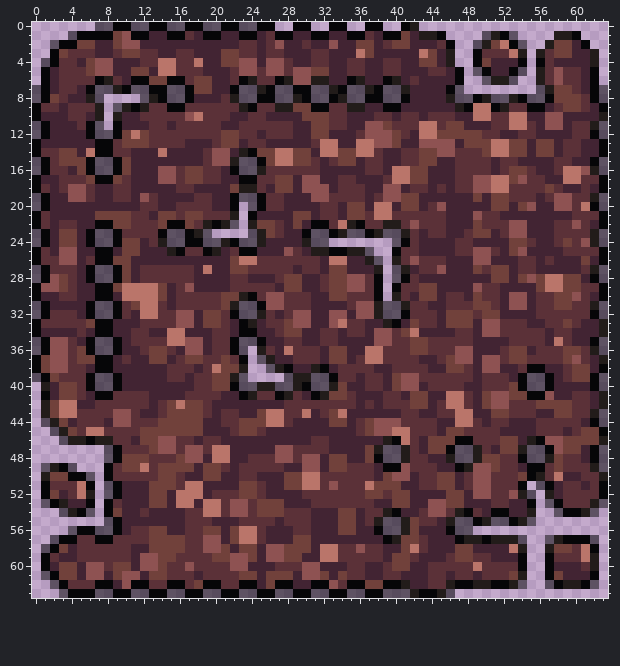
Pixel-art sprite -- art/template.png. Above, as it was before the edit.
The file is 64x64 pixels.
Once edited:
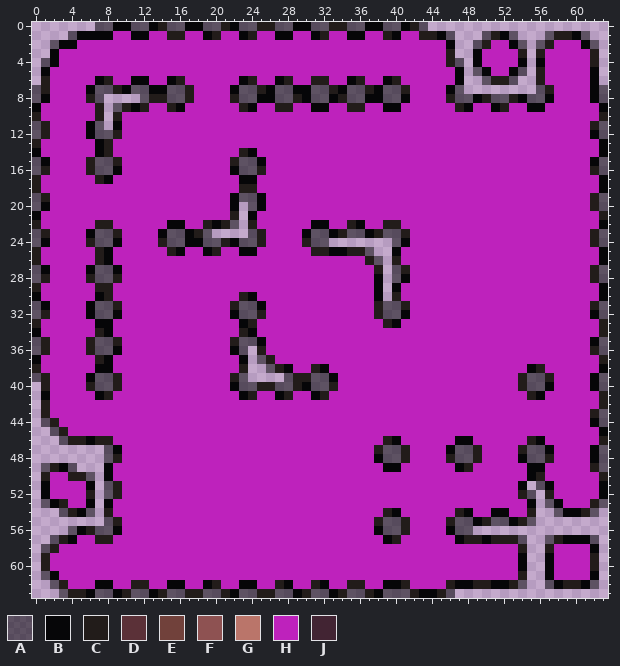
Palette (. is transparent): A #06060889  B #060608  C #221c1a  D #5b3138  E #71413b  F #8e5252  G #ba756a  H #be22bc  J #422433
Difference:
Changed rows in their new state; - is an unchanged pixel.
first column x 0:
 0 --------------C------C---CCAA--AACCAA--AA--A--------------------
 1 ---------HH--HHCCHH-CHH-CHH--HH-CHH--HHC-HH---A----------A---A--
 2 -----HHHHHHHHHHHHHHHHHHHHHHHHHHHHHHHHHHHHHHHHH-----HH---A-HHH-A-
 3 ---HHHHHHHHHHHHHHHHHHHHHHHHHHHHHHHHHHHHHHHHHHH----HHHH---HHHHH--
 4 ---HHHHHHHHHHHHHHHHHHHHHHHHHHHHHHHHHHHHHHHHHHH-A--HHHH---HHHHH--
 5 --HHHHHHHHHHHHHHHHHHHHHHHHHHHHHHHHHHHHHHHHHHHHH----HH----HHHHH--
 6 -CHHHHH--HH--HH-CHHHHHH--HH--HH--HH--HH--HHHHHH----------HHHHH--
 7 -CHHHH-----------CHHHH--------------------HHHH------------HHHH--
 8 --HHHH--------C--CHHHH--------------------HHHH------------HHHH--
 9 -HHHHHH------HHC-HHHHHH--HH--HH--HH--HH--HHHHHH--HH--HH--HHHHHH-
10 CHHHHHH---HHHHHHHHHHHHHHHHHHHHHHHHHHHHHHHHHHHHHHHHHHHHHHHHHHHHH-
11 -CHHHH----HHHHHHHHHHHHHHHHHHHHHHHHHHHHHHHHHHHHHHHHHHHHHHHHHHHH--
12 -CHHHH---CHHHHHHHHHHHHHHHHHHHHHHHHHHHHHHHHHHHHHHHHHHHHHHHHHHHH--
13 CHHHHHH-CHHHHHHHHHHHHHHHHHHHHHHHHHHHHHHHHHHHHHHHHHHHHHHHHHHHHHH-
14 -HHHHHH-CHHHHHHHHHHHHHH--HHHHHHHHHHHHHHHHHHHHHHHHHHHHHHHHHHHHHH-
15 --HHHHC--CHHHHHHHHHHHH----HHHHHHHHHHHHHHHHHHHHHHHHHHHHHHHHHHHH--
16 -CHHHHC---HHHHHHHHHHHH----HHHHHHHHHHHHHHHHHHHHHHHHHHHHHHHHHHHH--
17 CHHHHHHC-HHHHHHHHHHHHHH--HHHHHHHHHHHHHHHHHHHHHHHHHHHHHHHHHHHHHH-
18 CHHHHHHHHHHHHHHHHHHHHHH--HHHHHHHHHHHHHHHHHHHHHHHHHHHHHHHHHHHHHH-
19 -CHHHHHHHHHHHHHHHHHHHH----HHHHHHHHHHHHHHHHHHHHHHHHHHHHHHHHHHHH--
20 --HHHHHHHHHHHHHHHHHHHH----HHHHHHHHHHHHHHHHHHHHHHHHHHHHHHHHHHHHC-
21 -HHHHHHHHHHHHHHHHHHHHH---HHHHHHHHHHHHHHHHHHHHHHHHHHHHHHHHHHHHHHC
22 CHHHHHHCCHHHHHH--HH------HHHHHH--HH--HH--HHHHHHHHHHHHHHHHHHHHHH-
23 -CHHHH---CHHHH------------HHHH------------HHHHHHHHHHHHHHHHHHHH--
24 --HHHHC---HHHH------------HHHH------------HHHHHHHHHHHHHHHHHHHH--
25 CHHHHHHC-HHHHHH--HH--HH--HHHHHH----------HHHHHHHHHHHHHHHHHHHHHH-
26 CHHHHHHC-HHHHHHHHHHHHHHHHHHHHHHHHHHHH----HHHHHHHHHHHHHHHHHHHHHH-
27 --HHHH----HHHHHHHHHHHHHHHHHHHHHHHHHHHH----HHHHHHHHHHHHHHHHHHHH--
28 -CHHHHC--CHHHHHHHHHHHHHHHHHHHHHHHHHHHH----HHHHHHHHHHHHHHHHHHHHC-
29 CHHHHHHCCHHHHHHHHHHHHHHHHHHHHHHHHHHHHH---HHHHHHHHHHHHHHHHHHHHHH-
30 -HHHHHH-CHHHHHHHHHHHHHH--HHHHHHHHHHHHH---HHHHHHHHHHHHHHHHHHHHHH-
31 --HHHH---CHHHHHHHHHHHH----HHHHHHHHHHHH----HHHHHHHHHHHHHHHHHHHH--
32 -CHHHH----HHHHHHHHHHHH----HHHHHHHHHHHH----HHHHHHHHHHHHHHHHHHHH--
33 CHHHHHH--HHHHHHHHHHHHHH--HHHHHHHHHHHHHH--HHHHHHHHHHHHHHHHHHHHHH-
34 -HHHHHHC-HHHHHHHHHHHHHHC-HHHHHHHHHHHHHHHHHHHHHHHHHHHHHHHHHHHHHH-
35 -CHHHHC--CHHHHHHHHHHHHC---HHHHHHHHHHHHHHHHHHHHHHHHHHHHHHHHHHHH--
36 -CHHHHC---HHHHHHHHHHHH----HHHHHHHHHHHHHHHHHHHHHHHHHHHHHHHHHHHH--
37 -HHHHHHC-HHHHHHHHHHHHHH----HHHHHHHHHHHHHHHHHHHHHHHHHHHHHHHHHHHH-
38 CHHHHHH--HHHHHHHHHHHHHH------HH--HHHHHHHHHHHHHHHHHHHHHH-CHHHHHH-
39 -CHHHH---CHHHHHHHHHHHH------------HHHHHHHHHHHHHHHHHHHHC--CHHHH--
40 --HHHHC--CHHHHHHHHHHHH------------HHHHHHHHHHHHHHHHHHHHC---HHHH--
41 --HHHHH-CHHHHHHHHHHHHHH--HH--HH--HHHHHHHHHHHHHHHHHHHHHHC-HHHHHH-
42 --HHHHHHHHHHHHHHHHHHHHHHHHHHHHHHHHHHHHHHHHHHHHHHHHHHHHHHHHHHHHH-
43 --HHHHHHHHHHHHHHHHHHHHHHHHHHHHHHHHHHHHHHHHHHHHHHHHHHHHHHHHHHHH--
44 ---HHHHHHHHHHHHHHHHHHHHHHHHHHHHHHHHHHHHHHHHHHHHHHHHHHHHHHHHHHH--
45 ----HHHHHHHHHHHHHHHHHHHHHHHHHHHHHHHHHHHHHHHHHHHHHHHHHHHHHHHHHHH-
46 ---------HHHHHHHHHHHHHHHHHHHHHHHHHHHHHH--HHHHHH--HHHHHH--HHHHHH-
47 ----------HHHHHHHHHHHHHHHHHHHHHHHHHHHH----HHHH----HHHH----HHHH--
48 ---------CHHHHHHHHHHHHHHHHHHHHHHHHHHHH----HHHH----HHHH----HHHH--
49 ---------HHHHHHHHHHHHHHHHHHHHHHHHHHHHHH--HHHHHH--HHHHHH--HHHHH--
50 --HHCC---HHHHHHHHHHHHHHHHHHHHHHHHHHHHHHHHHHHHHHHHHHHHHH--HHHHHH-
51 --HHHH---CHHHHHHHHHHHHHHHHHHHHHHHHHHHHHHHHHHHHHHHHHHHH----HHHHH-
52 --HHHH---CHHHHHHHHHHHHHHHHHHHHHHHHHHHHHHHHHHHHHHHHHHHH----HHHHH-
53 ----HH---HHHHHHHHHHHHHHHHHHHHHHHHHHHHHHHHHHHHHHHHHHHHHH----HHH--
54 --------CHHHHHHHHHHHHHHHHHHHHHHHHHHHHHH--HHHHHH--HH--HH---------
55 ---------CHHHHHHHHHHHHHHHHHHHHHHHHHHHH----HHHH------------------
56 ------C---HHHHHHHHHHHHHHHHHHHHHHHHHHHH----HHHH------------------
57 ---C-HHCCHHHHHHHHHHHHHHHHHHHHHHHHHHHHHH--HHHHHH-----------------
58 --CHHHHHHHHHHHHHHHHHHHHHHHHHHHHHHHHHHHHHHHHHHHHHHHHHHH----HHHH--
59 -CHHHHHHHHHHHHHHHHHHHHHHHHHHHHHHHHHHHHHHHHHHHHHHHHHHHH----HHHH--
60 -CHHHHHHHHHHHHHHHHHHHHHHHHHHHHHHHHHHHHHHHHHHHHHHHHHHHH----HHHH--
61 ---HHHHHHHHHHHHHHHHHHHHHHHHHHHHHHHHHHHHHHHHHHHHHHHHHHH----HHHH--
62 ---CHHH--HHCCHH--HH-CHH--HHC-HHC-HHCCHH---HHHH------------------
63 ----CC----C---C--CC--C---CC---C---C--C--------------------------
Pixel boxes of the changes (left, top, right, bottom) in both pictures:
changed: (32, 22, 608, 598)
